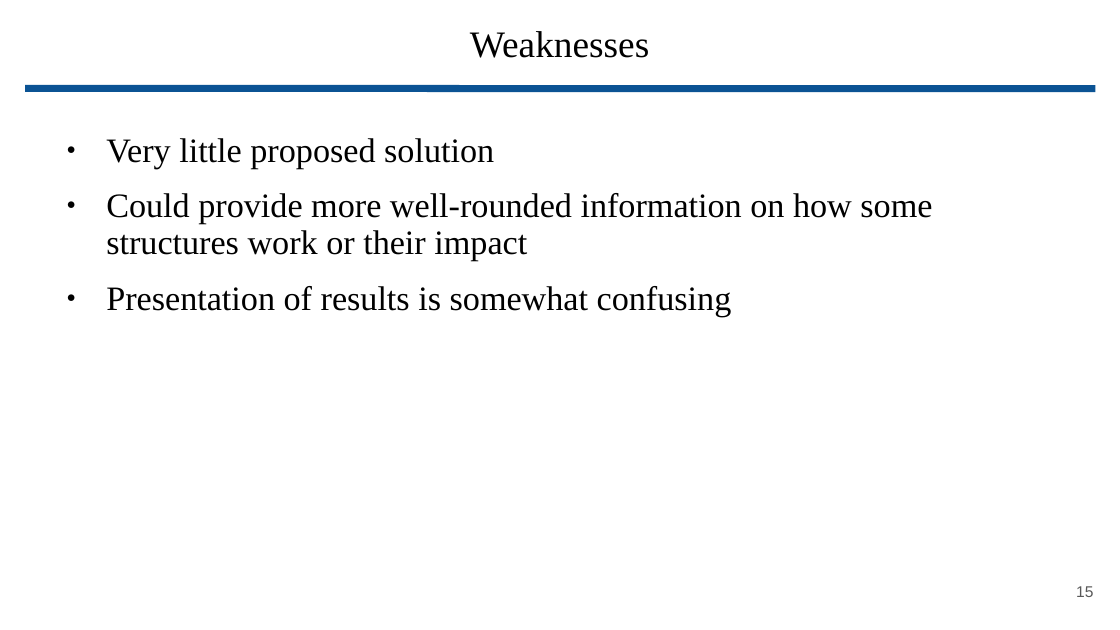
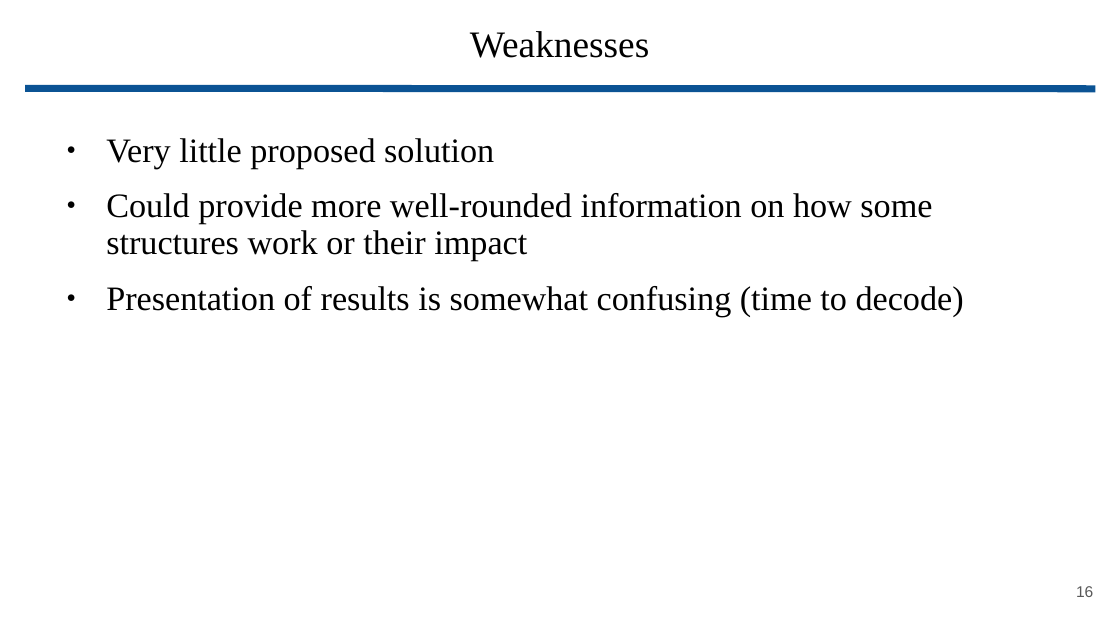
Before and after one commit to wbuz24/grad-research, a slide deck: slide 16 of presentations/Phantom.pptx (slide 15 before the commit). Drawn at 1120x630 pixels with LibreOffice and Linux fonts; fonts in the diff are those of the drawing. Boxes give left, top, right and bottom in pixels: in the first picture for what was removed or moved away, otherwise in the second. Text is boxed around its words. In the diff, an @@ line names an element or a change of style, - is before the commit and + after.

```diff
--- a/presentations/Phantom.pptx
+++ b/presentations/Phantom.pptx
@@ text at [106,286,964,317]: text changed @@
-● Presentation of results is somewhat confusing
+● Presentation of results is somewhat confusing (time to decode)
@@ page number at [1076,586,1093,597]: text changed @@
-15
+16
```
Also in this commit, not shown: 4 other slides changed, 2 slides added, 1 slide removed.
